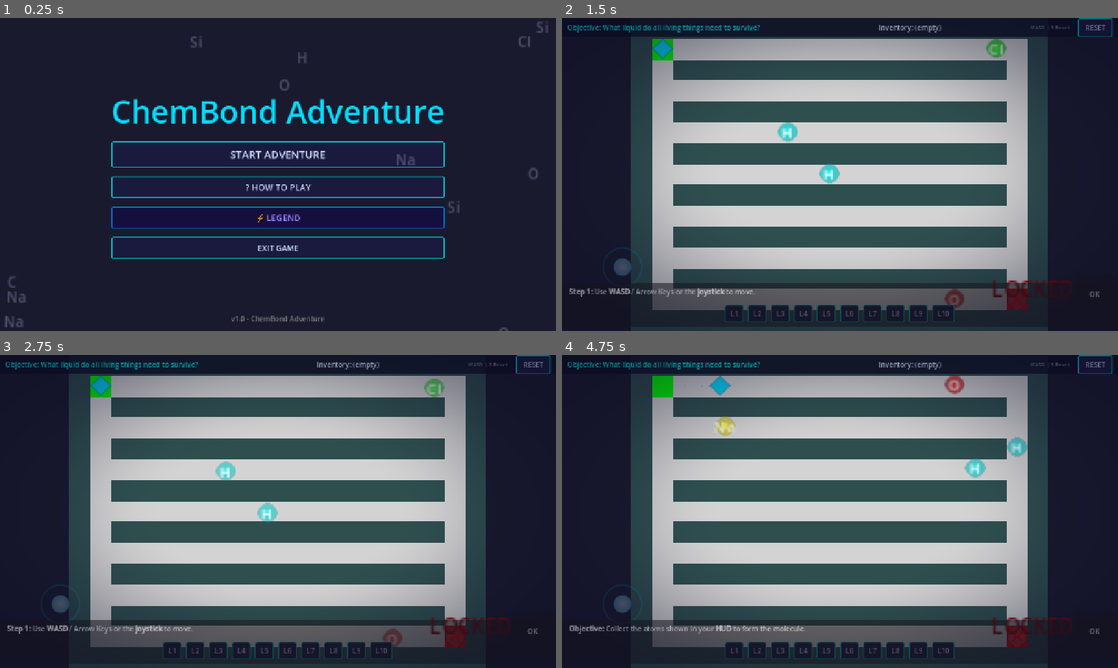
Above: before the commit, frames 1-4 (two rows, left to right).
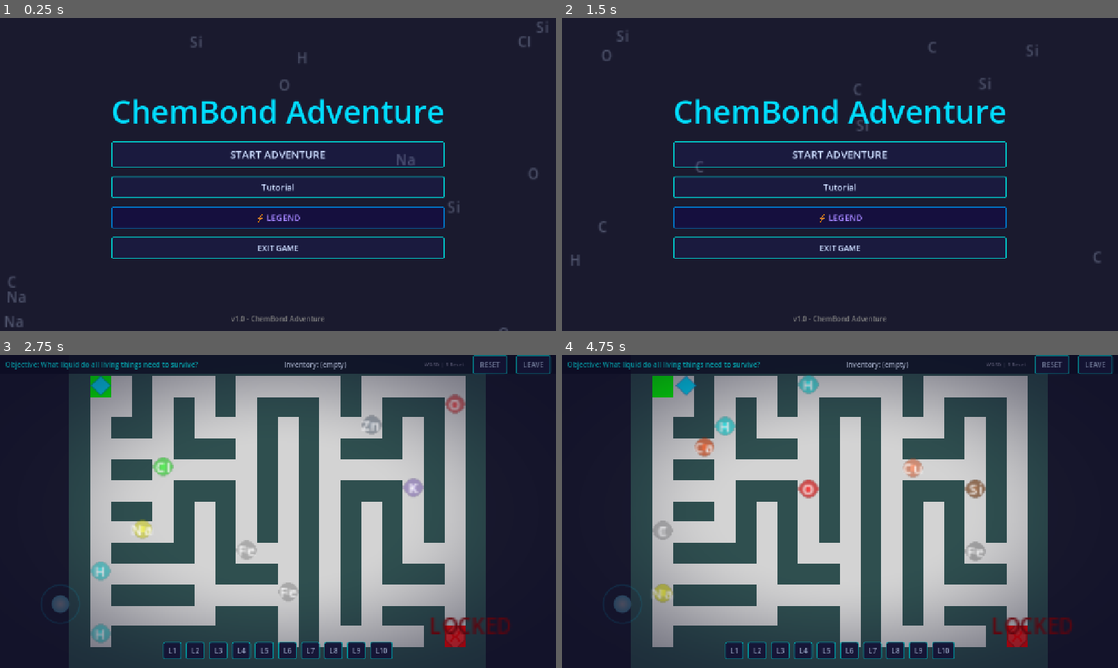
Above: after the commit, the same moments.

Repository: marshal-rizky/Chemistry-Maze
Game: Godot game, scene res://scenes/main_menu.tscn
Same seed, same stepped clock (60 frames per second), same inputs: the game is played once before the commit and once after it. Sound files missing from this copy of the repository are replaced by a short silence.
Inputs (mouse positions are in pixels of both pictures, inside the frame that each line leads up to):
- Up to frame 1 (0.25 s): no input
- Up to frame 2 (1.5 s): click "? HOW TO PLAY" (after the commit: "Tutorial") at 0.5 s; click (1095, 27) at 1.25 s, where only the run after the commit has a clickable "LEAVE"
- Up to frame 3 (2.75 s): click (278, 492) at 2 s, where only the run after the commit has a clickable "START ADVENTURE"
- Up to frame 4 (4.75 s): click (1095, 630) at 2.75 s, where only the run before the commit has a clickable "OK"; click (1095, 630) at 3.5 s, where only the run before the commit has a clickable "OK"; tap Enter at 4.25 s; move the mouse to (962, 495) at 4.27 s; hold Right (ui_right) from 4.28 s (still down); tap R at 4.35 s; click (962, 495) at 4.42 s

The runs differ from the first frame. In frame 1, 0.2% of the frame differs, in the area x 44-56%, y 52-56%; in frame 2, 65%, in the area x 1-99%, y 0-100%; in frame 3, 27%; in frame 4, 28%.

Commit message:
feat: tutorial button rename, maze redesign, leave button, decoy instructions

Diff:
--- a/scenes/main.tscn
+++ b/scenes/main.tscn
@@ -70,6 +70,11 @@
 custom_minimum_size = Vector2(80, 0)
 text = "RESET"
 
+[node name="LeaveBtn" type="Button" parent="UI/HUD/HBar"]
+layout_mode = 2
+custom_minimum_size = Vector2(80, 0)
+text = "LEAVE"
+
 [node name="LevelSelector" type="HBoxContainer" parent="UI"]
 anchors_preset = 7
 anchor_left = 0.5
--- a/scenes/main_menu.tscn
+++ b/scenes/main_menu.tscn
@@ -43,7 +43,7 @@
 custom_minimum_size = Vector2(0, 50)
 layout_mode = 2
 theme_override_font_sizes/font_size = 20
-text = "? HOW TO PLAY"
+text = "Tutorial"
 
 [node name="LegendBtn" type="Button" parent="VBoxContainer"]
 custom_minimum_size = Vector2(0, 50)
--- a/scripts/main.gd
+++ b/scripts/main.gd
@@ -22,6 +22,7 @@
 	$UI/WinOverlay/VBox/NextBtn.pressed.connect(func(): AudioManager.play_sfx("ui_click"); _on_next_level_pressed())
 	$UI/MasterOverlay/VBox/RestartBtn.pressed.connect(func(): AudioManager.play_sfx("ui_click"); _on_restart_game_pressed())
 	$UI/HUD/HBar/ResetBtn.pressed.connect(func(): AudioManager.play_sfx("reset"); get_tree().reload_current_scene())
+	$UI/HUD/HBar/LeaveBtn.pressed.connect(func(): AudioManager.play_sfx("ui_click"); _go_to_menu())
 
 	$UI/TutorialWinOverlay/VBox/MenuBtn.pressed.connect(func():
 		AudioManager.play_sfx("ui_click")
@@ -270,6 +271,10 @@
 		get_tree().reload_current_scene()
 	)
 
+func _go_to_menu():
+	GameManager.reset_mode_flags()
+	get_tree().change_scene_to_file("res://scenes/main_menu.tscn")
+
 func _on_restart_game_pressed():
 	GameManager.reset_mode_flags()
 	GameManager.current_level = 0
--- a/scripts/maze_manager.gd
+++ b/scripts/maze_manager.gd
@@ -42,19 +42,19 @@
 	"name": "Tutorial: Water (H2O)",
 	"ascii": [
 		"####################",
-		"#S.................#",
-		"#.################.#",
-		"#..................#",
-		"#.################.#",
-		"#..................#",
-		"#.################.#",
-		"#..................#",
-		"#.################.#",
-		"#..................#",
-		"#.################.#",
-		"#..................#",
-		"#.################.#",
-		"#.................E#",
+		"#S.#.....#.....#...#",
+		"#.#.###.#.###.#.##.#",
+		"#.#...#...#...#....#",
+		"#.###.###.#.###.##.#",
+		"#.....#...#.#...#..#",
+		"#.###.#.###.#.#.#.##",
+		"#.#...#.....#.#.#..#",
+		"#.#.#######.#.#.##.#",
+		"#...#.......#.#....#",
+		"#.###.#######.#.##.#",
+		"#.#...#.......#....#",
+		"#.#.###.#######.##.#",
+		"#.......#.........E#",
 		"####################"
 	]
 }
--- a/scripts/tutorial_manager.gd
+++ b/scripts/tutorial_manager.gd
@@ -30,12 +30,12 @@
 		"arrow_target": "inventory"
 	},
 	{
-		"text": "[color=yellow]⚠ Warning:[/color] Only collect the atoms you [b]need[/b]. Extra atoms will keep the gate [b]locked![/b]\n\n[b]Tip:[/b] Don't take molecules you don't need.",
+		"text": "[color=yellow]⚠ Decoy Alert![/color] There is a [b]decoy[/b] atom hidden in the maze.\n\nWalk over it [b]on purpose[/b] — see what happens to the gate!",
 		"trigger": "tap",
 		"arrow_target": ""
 	},
 	{
-		"text": "Picked up the wrong atom? Press [b]R[/b] or tap [b]Reset[/b] to restart the level.\n\n[b]Tip:[/b] Reset if you think you got the wrong molecules.",
+		"text": "[color=red]The gate stayed [b]LOCKED![/b][/color] Any extra atom in your inventory blocks the exit.\n\nPress [b]R[/b] or tap [b]Reset[/b] to clear your inventory and try again.",
 		"trigger": "tap",
 		"arrow_target": "reset"
 	},
@@ -44,7 +44,7 @@
 		"trigger": "tap",
 		"arrow_target": ""
 	}
-	# Step 7 (win) is handled by main.gd showing TutorialWinOverlay
+	# Step 6 (win) is handled by main.gd showing TutorialWinOverlay
 ]
 
 var atom_collected_once: bool = false
